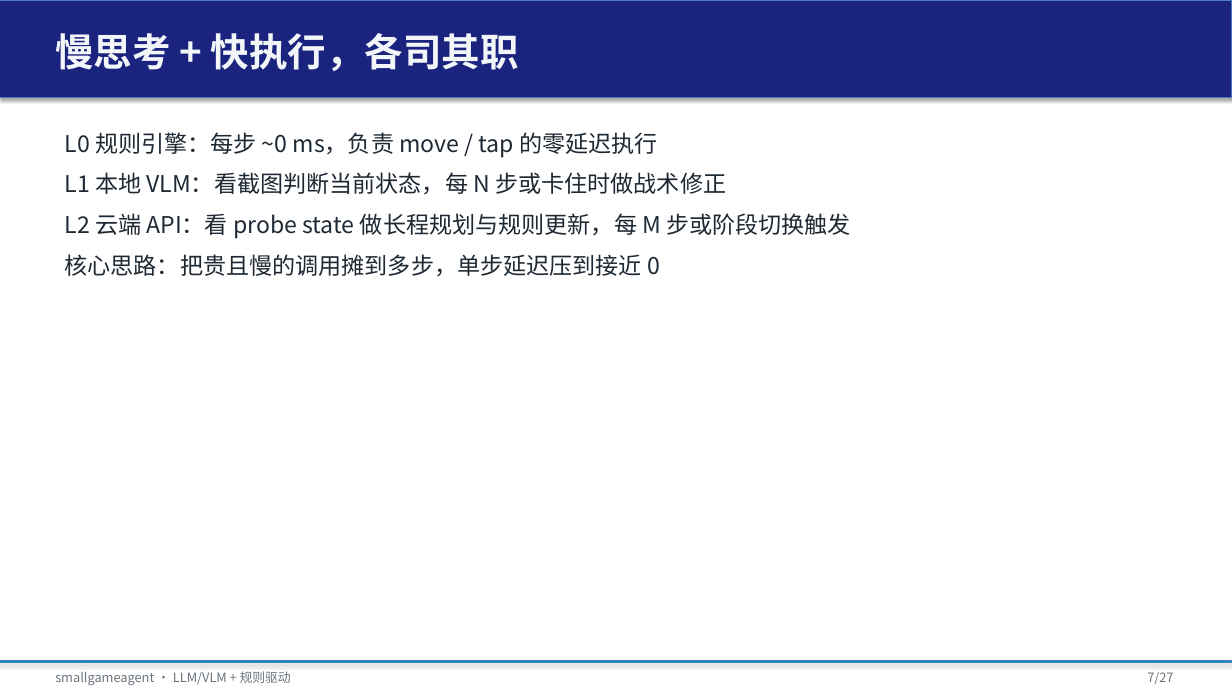
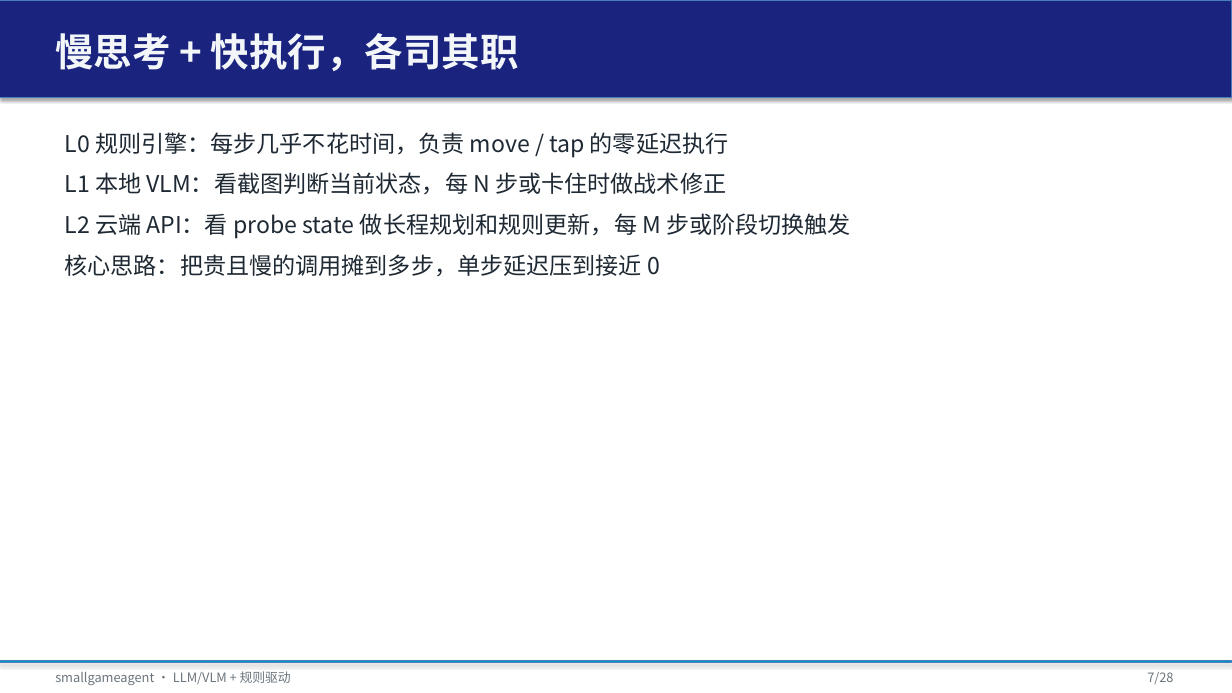
Before and after one commit to tzhazuma/smallgameagent, a slide deck: slide 7 of reports/smallgameagent_report.pptx. Drawn at 1232x693 pixels with LibreOffice and Linux fonts; fonts in the diff are those of the drawing. Boxes give left, top, right and bottom in pixels: in the first picture for what was removed or moved away, otherwise in the second. Text is boxed around its words. In the diff, an @@ line names an element or a change of style, - is before the commit and + after.

```diff
--- a/reports/smallgameagent_report.pptx
+++ b/reports/smallgameagent_report.pptx
@@ text at (x1=64, y1=132, x2=729, y2=158): text changed @@
-L0 规则引擎：每步 ~0 ms，负责 move / tap 的零延迟执行
+L0 规则引擎：每步几乎不花时间，负责 move / tap 的零延迟执行
@@ text at (x1=64, y1=213, x2=851, y2=239): text changed @@
-L2 云端 API：看 probe state 做长程规划与规则更新，每 M 步或阶段切换触发
+L2 云端 API：看 probe state 做长程规划和规则更新，每 M 步或阶段切换触发
@@ text at (x1=1147, y1=672, x2=1173, y2=684): text changed @@
-7/27
+7/28
```
Also in this commit, not shown: 25 other slides changed, 1 slide added, 10 other files.
